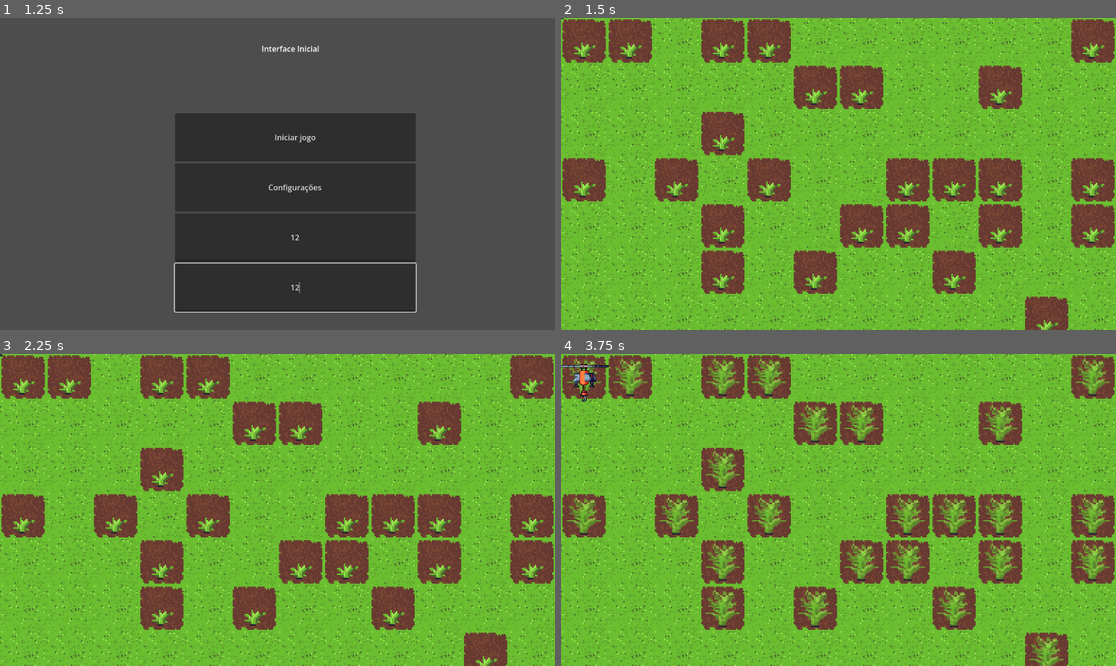
Above: before the commit, frames 1-4 (two rows, left to right).
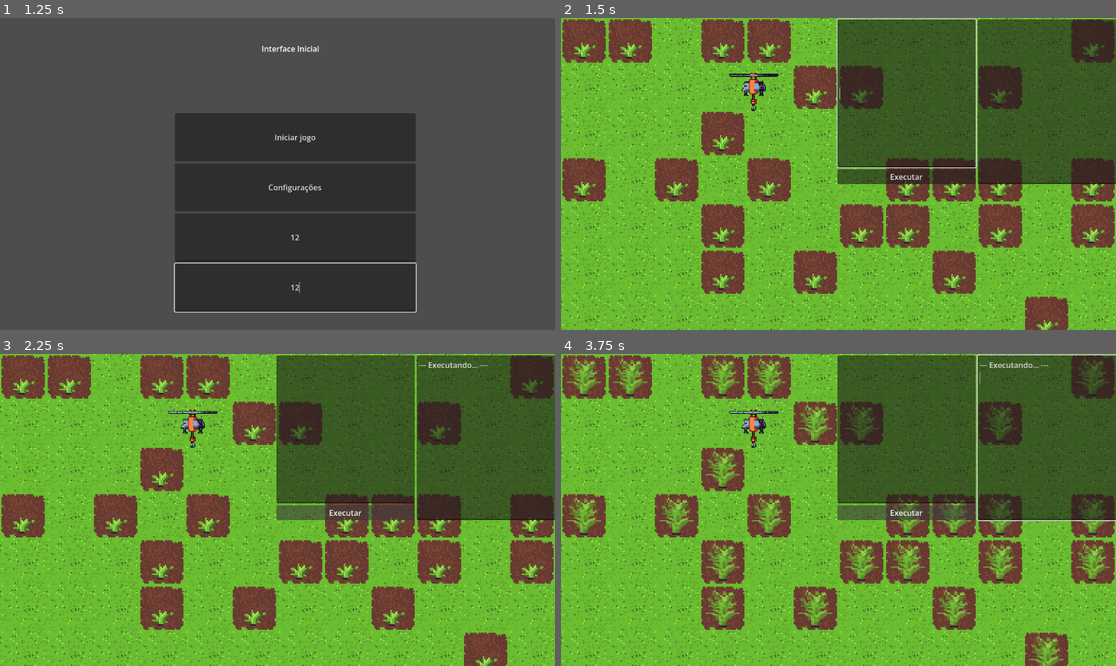
Above: after the commit, the same moments.

Repository: GameLab-UERJ/Monitoria-Estruturas-Algoritmos
Game: Godot game, scene res://control.tscn
The game is run twice, just before and just after one commit, with the same random seed, the same clock (stepped at 60 frames per second) and the same inputs.
Inputs (mouse positions are in pixels of both pictures, inside the frame that each line leads up to):
- Up to frame 1 (1.25 s): click (294, 236) at 0.52 s; type "12" at 0.6 s; click (294, 286) at 0.75 s; type "12" at 0.83 s
- Up to frame 2 (1.5 s): click "Iniciar jogo" at 1.25 s
- Up to frame 3 (2.25 s): click (344, 513) at 2 s, where only the run after the commit has a clickable "Executar"
- Up to frame 4 (3.75 s): hold Right (ui_right) 2.78-3.53 s; hold Down (ui_down) from 3.53 s (still down)

Frame 1 is identical in both runs. In frame 2, 27% of the frame differs, in the area x 0-100%, y 0-54%; in frame 3, 26%; in frame 4, 27%.

Commit message:
adicionei a interface de comandos, botao de executar e um historico  de ações, o jogador digita um comando, ele é adicionado a uma lista e se ele (comando) estiver contido dentro dos comandos validos ele é salvo se não retorna um aviso no historico, após apertar o botão executar ele entra em um loop for que vai lendo as ações da lista e as executa em ordem que foram adicionadas

Diff:
--- a/cenas/cena_inical_do_jogo.tscn
+++ b/cenas/cena_inical_do_jogo.tscn
@@ -4,6 +4,7 @@
 [ext_resource type="Script" uid="uid://b2ur6olh40cr6" path="res://cenas/tile_map_layer.gd" id="2_ilbva"]
 [ext_resource type="PackedScene" uid="uid://bak0ffhbmmxm7" path="res://scenes/player.tscn" id="3_ilbva"]
 [ext_resource type="Script" uid="uid://coplpd7rldiyi" path="res://cenas/timer.gd" id="3_ucqhn"]
+[ext_resource type="Script" uid="uid://bi0wfad5ly3er" path="res://cenas/promptde_comando.gd" id="5_ucqhn"]
 
 [node name="Node2D" type="Node2D" unique_id=1904403614]
 
@@ -14,10 +15,52 @@
 script = ExtResource("2_ilbva")
 
 [node name="Player" parent="." unique_id=1531125137 instance=ExtResource("3_ilbva")]
+position = Vector2(398, 148)
 scale = Vector2(3, 3)
 
 [node name="Timer" type="Timer" parent="." unique_id=283884369]
 autostart = true
 script = ExtResource("3_ucqhn")
 
+[node name="CanvasLayer" type="CanvasLayer" parent="." unique_id=284847996]
+
+[node name="PromptdeComando" type="Control" parent="CanvasLayer" unique_id=95987204]
+layout_mode = 3
+anchors_preset = 0
+offset_left = -21.0
+offset_top = 17.0
+offset_right = 40.0
+offset_bottom = 40.0
+script = ExtResource("5_ucqhn")
+
+[node name="HBoxContainer" type="HBoxContainer" parent="CanvasLayer/PromptdeComando" unique_id=176799254]
+layout_mode = 1
+anchors_preset = -1
+anchor_left = 13.1310005
+anchor_top = 0.5
+anchor_right = 13.1310005
+anchor_bottom = 0.5
+offset_left = -205.99103
+offset_top = -25.5
+offset_right = 373.00897
+offset_bottom = 316.5
+
+[node name="VBoxContainer" type="VBoxContainer" parent="CanvasLayer/PromptdeComando/HBoxContainer" unique_id=677248617]
+layout_mode = 2
+size_flags_horizontal = 3
+
+[node name="LineEdit" type="LineEdit" parent="CanvasLayer/PromptdeComando/HBoxContainer/VBoxContainer" unique_id=2043520562]
+layout_mode = 2
+size_flags_vertical = 3
+alignment = 3
+
+[node name="Button" type="Button" parent="CanvasLayer/PromptdeComando/HBoxContainer/VBoxContainer" unique_id=2137265797]
+layout_mode = 2
+text = "Executar"
+
+[node name="TextEdit" type="TextEdit" parent="CanvasLayer/PromptdeComando/HBoxContainer" unique_id=1871849012]
+layout_mode = 2
+size_flags_horizontal = 3
+
 [connection signal="timeout" from="Timer" to="TileMapLayer" method="_on_timer_timeout"]
+[connection signal="pressed" from="CanvasLayer/PromptdeComando/HBoxContainer/VBoxContainer/Button" to="CanvasLayer/PromptdeComando" method="_on_button_pressed"]
--- /dev/null
+++ b/cenas/promptde_comando.gd
@@ -0,0 +1,43 @@
+extends Control
+
+@onready var input = $HBoxContainer/VBoxContainer/LineEdit
+@onready var historico = $HBoxContainer/TextEdit
+# Lista de comandos que o jogo entende
+const COMANDOS_VALIDOS = ["mover_esq", "mover_dir", "acima", "abaixo", "plantar", "coletar"]
+var actions = []
+
+func _ready():
+    input.text_submitted.connect(_on_input_submitted)
+    input.grab_focus()
+
+func _on_input_submitted(text: String):
+    var comando = text.strip_edges()
+
+    # Agora todo comando digitado é enviado para a validação/fila
+    if not comando.is_empty():
+        adicionar_comando(comando)
+
+    input.clear()
+
+# Nova função para organizar a adição
+func adicionar_comando(comando: String):
+
+    var comando_limpo = comando.replace("()", "").strip_edges()
+
+    if comando_limpo in COMANDOS_VALIDOS:
+        actions.append(comando_limpo)
+        historico.text += "Comando adicionado: " + comando_limpo + "\n"
+    else:
+        historico.text += "ERRO: Comando '" + comando_limpo + "' inválido!\n"
+
+# Função chamada pelo Botão "Executar"
+func _on_button_pressed() -> void:
+    executar_acoes()
+
+func executar_acoes():
+    historico.text += "--- Executando... ---\n"
+    for acao in actions:
+        print("Executando: ", acao)
+        # Aqui você chamará as funções de movimento do seu player/mapa
+
+    actions.clear()
--- a/cenas/tile_map_layer.gd
+++ b/cenas/tile_map_layer.gd
@@ -12,58 +12,58 @@
 func _ready() -> void:
 
 
-    self.scale = Vector2(3, 3)
+	self.scale = Vector2(3, 3)
 
-    if timer:
-        if not timer.timeout.is_connected(_on_timer_timeout):
-            timer.timeout.connect(_on_timer_timeout)
+	if timer:
+		if not timer.timeout.is_connected(_on_timer_timeout):
+			timer.timeout.connect(_on_timer_timeout)
 
-    gerar_grid()
+	gerar_grid()
 
 func gerar_grid():
 
-    for x in range(colunas_custom):
-        for y in range(linhas_custom):
-            var pos = Vector2i(x, y)
+	for x in range(colunas_custom):
+		for y in range(linhas_custom):
+			var pos = Vector2i(x, y)
 
 
-            if randf() >= 0.7:
+			if randf() >= 0.7:
 
-                set_cell(pos, 0, Vector2i(2, 1))
-                dados_plantas[pos] = {"status": "broto", "segundos": 0}
+				set_cell(pos, 0, Vector2i(2, 1))
+				dados_plantas[pos] = {"status": "broto", "segundos": 0}
 
-            else:
+			else:
 
-                set_cell(pos, 0, Vector2i(0, 0))
-                dados_plantas[pos] = {"status": "terra", "segundos": 0}
+				set_cell(pos, 0, Vector2i(0, 0))
+				dados_plantas[pos] = {"status": "terra", "segundos": 0}
 
 
 func processar_crescimento():
 
 
-    for pos in dados_plantas.keys():
-        var planta = dados_plantas[pos]
+	for pos in dados_plantas.keys():
+		var planta = dados_plantas[pos]
 
 
-        if planta.status == "broto":
+		if planta.status == "broto":
 
 
-            planta.segundos += 1
+			planta.segundos += 1
 
-            if planta.segundos == 1:
-                set_cell(pos, 0, Vector2i(3, 1))
-            elif planta.segundos == 2:
-                set_cell(pos, 0, Vector2i(4, 1))
-            elif planta.segundos >= 3:
-                var flor_final = Vector2i(randi_range(0, 4), randi_range(2, 3))
-                set_cell(pos, 0, flor_final)
-                planta.status = "flor"
-        else:
+			if planta.segundos == 1:
+				set_cell(pos, 0, Vector2i(3, 1))
+			elif planta.segundos == 2:
+				set_cell(pos, 0, Vector2i(4, 1))
+			elif planta.segundos >= 3:
+				var flor_final = Vector2i(randi_range(0, 4), randi_range(2, 3))
+				set_cell(pos, 0, flor_final)
+				planta.status = "flor"
+		else:
 
-            pass
+			pass
 
 
 func _on_timer_timeout() -> void:
 
 
-    processar_crescimento()
+	processar_crescimento()
--- a/scripts/iniciar_jogo.gd
+++ b/scripts/iniciar_jogo.gd
@@ -3,36 +3,36 @@
 
 
 func _ready() -> void:
-    pass
+	pass
 
 
 
 func _process(delta: float) -> void:
-    pass
+	pass
 
 
 func _on_button_pressed():
-    var cena_do_jogo = load("res://cenas/cena_inical_do_jogo.tscn").instantiate()
+	var cena_do_jogo = load("res://cenas/cena_inical_do_jogo.tscn").instantiate()
 
 
-    var mapa = cena_do_jogo.get_node("TileMapLayer")
+	var mapa = cena_do_jogo.get_node("TileMapLayer")
 
-    var l = int(%linhas.text)
-    var c = int(%colunas.text)
+	var l = int(%linhas.text)
+	var c = int(%colunas.text)
 
-    mapa.linhas_custom = l if l > 0 else 4
-    mapa.colunas_custom = c if c > 0 else 4
+	mapa.linhas_custom = l if l > 0 else 4
+	mapa.colunas_custom = c if c > 0 else 4
 
-    get_tree().root.add_child(cena_do_jogo)
-    get_tree().current_scene.queue_free()
-    get_tree().current_scene = cena_do_jogo
+	get_tree().root.add_child(cena_do_jogo)
+	get_tree().current_scene.queue_free()
+	get_tree().current_scene = cena_do_jogo
 
 
 
 
 func _on_pressed() -> void:
-    _on_button_pressed()
+	_on_button_pressed()
 
 
 func _on_colunas_text_changed(new_text: String) -> void:
-    pass
+	pass
Not shown, added: cenas/promptde_comando.gd.uid
